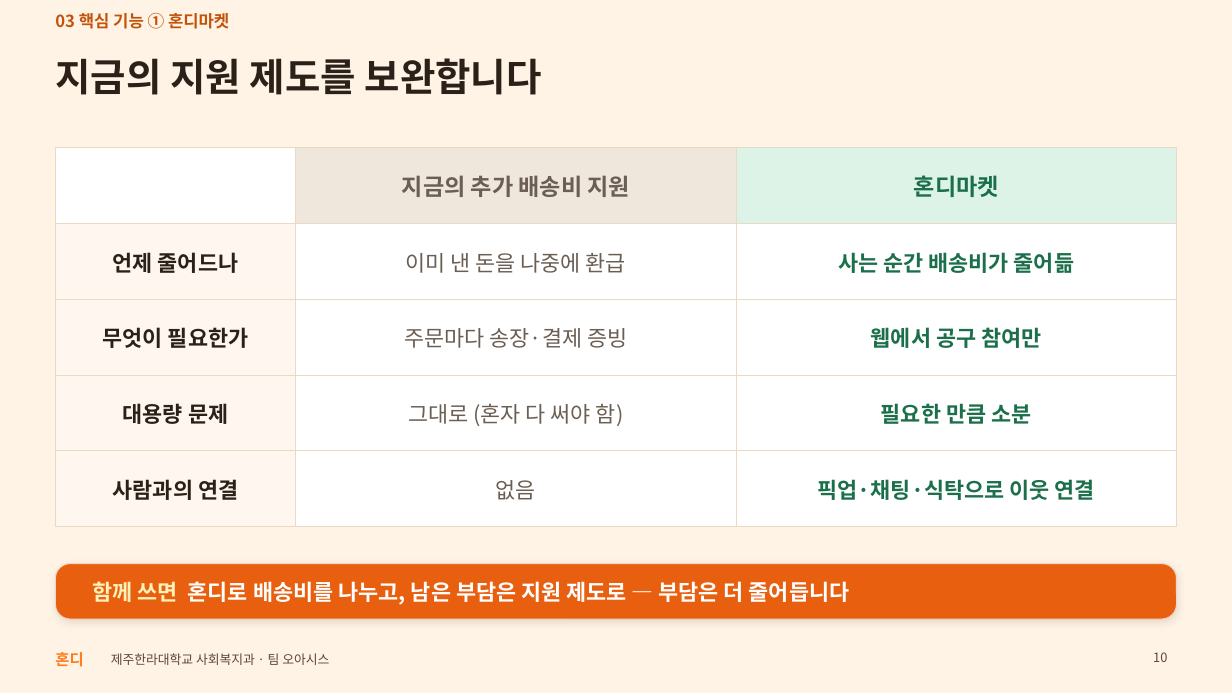
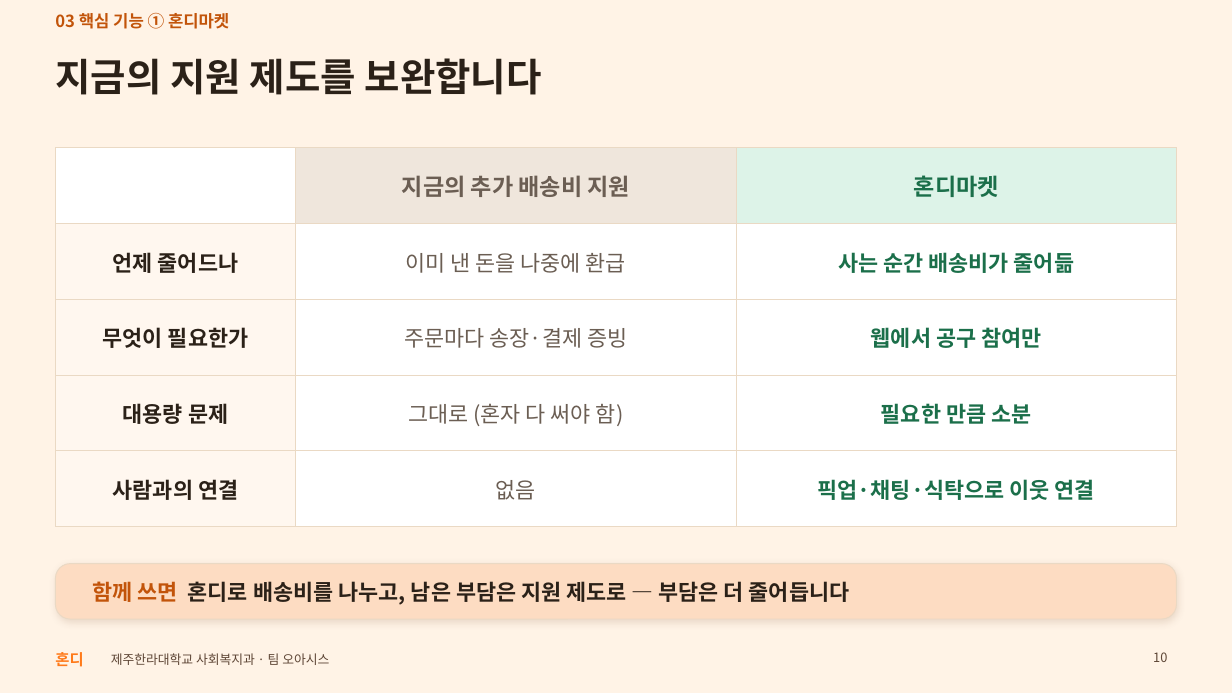
Before and after one commit to oasishondi/oasishondi.github.io, a slide deck: slide 10 of print/Hondi_presentation.pptx. Drawn at 1232x693 pixels with LibreOffice and Linux fonts; fonts in the diff are those of the drawing; background and template pictures are left out. Boxes give left, top, right and bottom in pixels: in the first picture for what was removed or moved away, otherwise in the second. Text is boxed around its words. In the diff, an @@ line names an element or a change of style, - is before the commit and + after.

```diff
--- a/print/Hondi_presentation.pptx
+++ b/print/Hondi_presentation.pptx
@@ rounded rectangle at (x1=55, y1=564, x2=1177, y2=619): fill #E8600F to #FDDCC2 @@
@@ text "함께 쓰면 혼디로 배송비를 나누고, ..." at (x1=92, y1=581, x2=850, y2=605): text colour #FFF1B8 to #C2540A in "함께 쓰면"; text colour #FFFFFF to #2B2118 in "혼디로 배송비를 나누고, 남은 부담은 지원 제도로 ..." @@
```
Also in this commit, not shown: 14 other slides changed, 1 other file.
